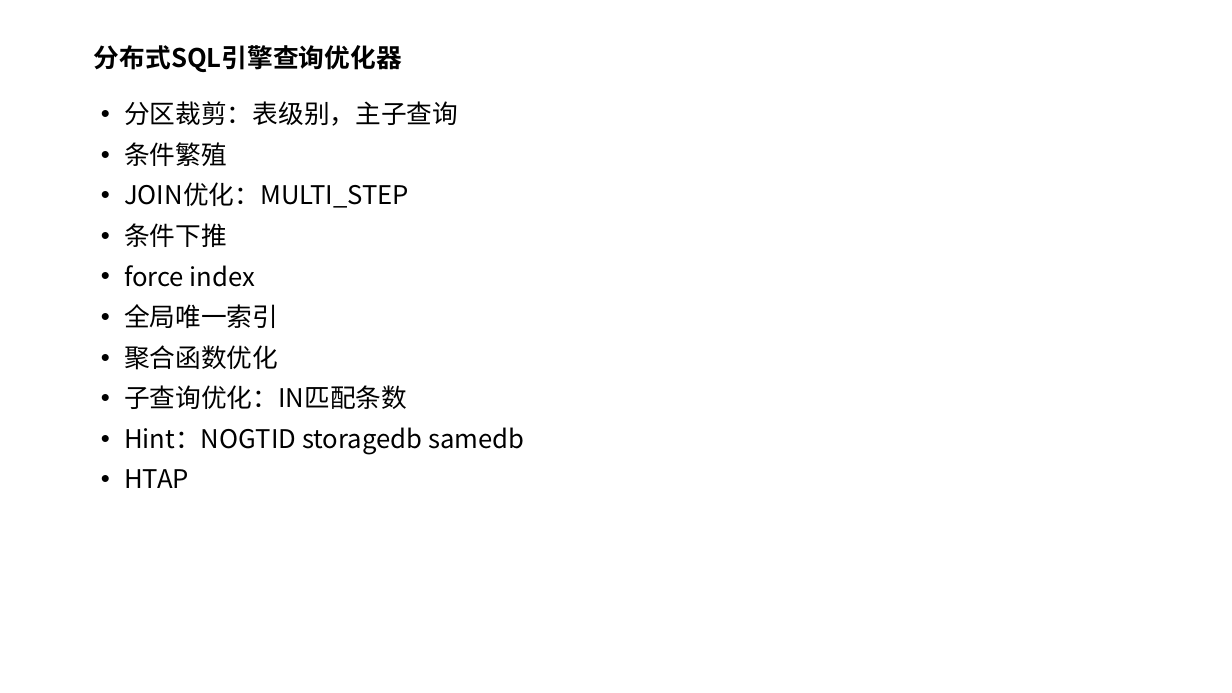
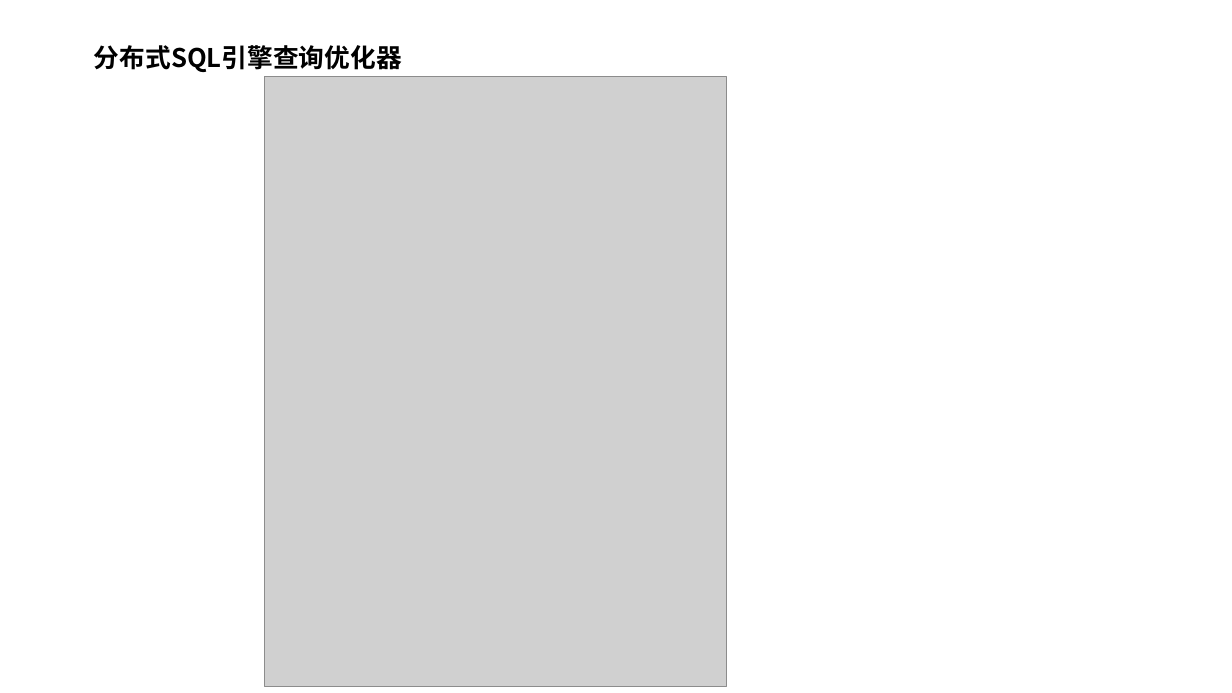
Before and after one commit to yedushusheng/mysql-learning, a slide deck: slide 29 of 28. OLTP/GoldenDB分布式数据库.pptx (slide 30 before the commit). Drawn at 1232x693 pixels with LibreOffice and Linux fonts; fonts in the diff are those of the drawing; grey boxes stand for pictures. Boxes give left, top, right and bottom in pixels: in the first picture for what was removed or moved away, otherwise in the second. Text is boxed around its words. In the diff, an @@ line names an element or a change of style, - is before the commit and + after.

```diff
--- a/28. OLTP/GoldenDB分布式数据库.pptx
+++ b/28. OLTP/GoldenDB分布式数据库.pptx
@@ picture added at (264,76,726,686) @@
@@ text removed at (124,101,524,488) @@
-• 分区裁剪：表级别，主子查询
-• 条件繁殖
-• JOIN优化：MULTI_STEP
-• 条件下推
-• force index
-• 全局唯一索引
-• 聚合函数优化
-• 子查询优化：IN匹配条数
-• Hint：NOGTID storagedb samedb
-• HTAP
```
Also in this commit, not shown: 23 other slides changed, 4 slides added, 6 slides removed.
